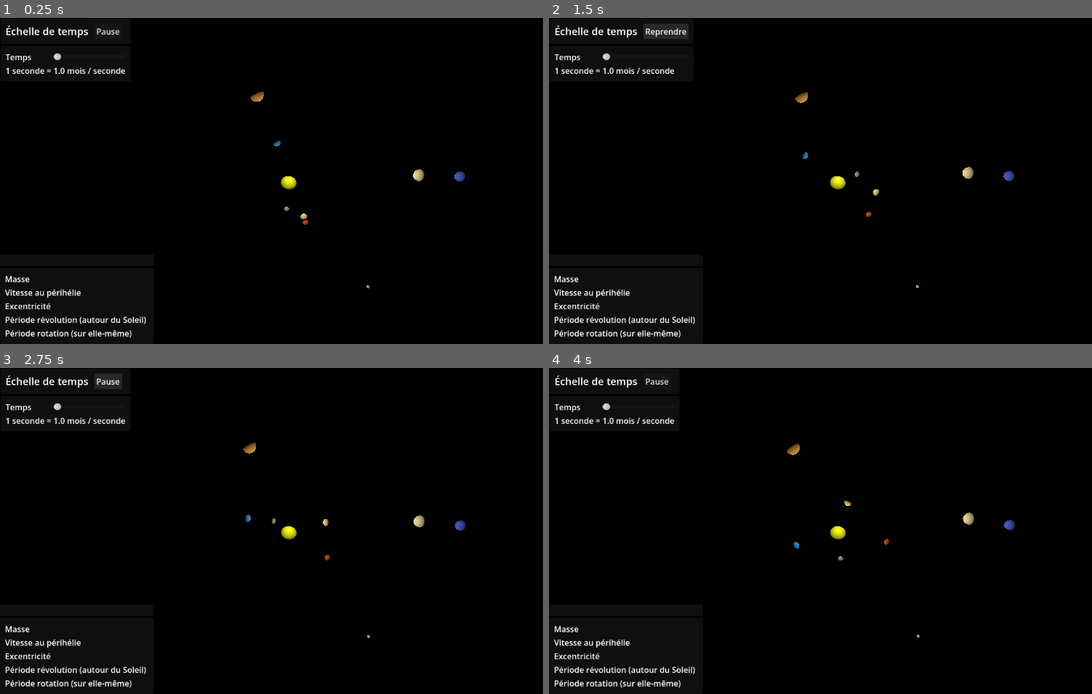
Above: before the commit, frames 1-4 (two rows, left to right).
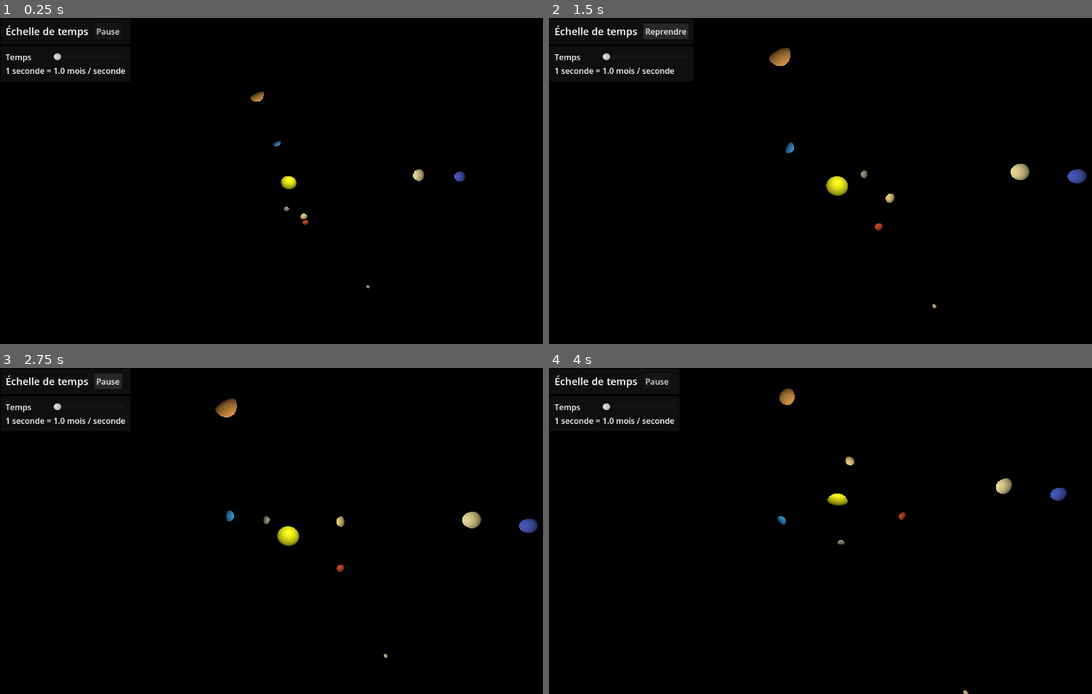
Above: after the commit, the same moments.

Repository: clementboye-dot/-preuve-finale
Game: Godot game, scene res://systeme_solaire.tscn
Same seed, same stepped clock (60 frames per second), same inputs: the game is played once before the commit and once after it. This scene is started directly instead of the project's main scene.
Inputs (mouse positions are in pixels of both pictures, inside the frame that each line leads up to):
- Up to frame 1 (0.25 s): no input
- Up to frame 2 (1.5 s): move the mouse to (967, 164) at 0.52 s; hold W (avancer_caméra) 0.53-1.25 s; click (967, 164) at 0.67 s; tap X (incliner_bas_caméra) at 0.8 s; click "Pause" at 1.25 s
- Up to frame 3 (2.75 s): click "Reprendre" at 2 s
- Up to frame 4 (4 s): move the mouse to (722, 547) at 2.77 s; tap X (incliner_bas_caméra) at 2.85 s; click (722, 547) at 2.92 s; tap Z (incliner_haut_caméra) at 3.05 s; move the mouse to (896, 459) at 3.52 s; hold Z (incliner_haut_caméra) from 3.53 s (still down); click (896, 459) at 3.67 s; tap S (reculer_caméra) at 3.8 s

The runs differ from the first frame. In frame 1, 0.9% of the frame differs, in the area x 0-27%, y 79-99%; in frame 2, 1.9%; in frame 3, 1.9%, in the area x 0-100%, y 9-99%; in frame 4, 1.8%.

Commit message:
Mouvement caméra

Diff:
--- a/Interface_info_planètes.tscn
+++ b/Interface_info_planètes.tscn
@@ -4,7 +4,7 @@
 
 [node name="Affichage infos planètes" type="Control" unique_id=1759720554 node_paths=PackedStringArray("label_nom", "label_masse", "label_vitesse_perihelie", "label_excentricite", "label_periode_revolution", "label_periode_rotation")]
 layout_mode = 3
-anchor_top = 0.725
+anchor_top = 0.683
 anchor_right = 0.268
 anchor_bottom = 0.725
 offset_right = 0.26400000000001
@@ -30,12 +30,18 @@
 
 [node name="MarginContainer" type="MarginContainer" parent="VBoxContainer/Nom planète" unique_id=1962568056]
 layout_mode = 2
+theme_override_constants/margin_left = 10
+theme_override_constants/margin_top = 10
+theme_override_constants/margin_right = 10
+theme_override_constants/margin_bottom = 10
 
 [node name="HBoxContainer" type="HBoxContainer" parent="VBoxContainer/Nom planète/MarginContainer" unique_id=41699598]
 layout_mode = 2
 
 [node name="Nom planète" type="Label" parent="VBoxContainer/Nom planète/MarginContainer/HBoxContainer" unique_id=399914324]
 layout_mode = 2
+theme_override_font_sizes/font_size = 20
+horizontal_alignment = 1
 
 [node name="Infos planète" type="PanelContainer" parent="VBoxContainer" unique_id=1962249929]
 layout_mode = 2
--- a/astre.gd
+++ b/astre.gd
@@ -105,7 +105,7 @@
 func _on_clic(camera: Node, event: InputEvent, event_position: Vector3, normal: Vector3, shape_idx: int) -> void:
 		if event is InputEventMouseButton and event.button_index == MOUSE_BUTTON_LEFT and event.pressed:
 			emit_signal("astre_clique", self)
-			print("Clic sur" + name)
+
 
 
 func mettre_en_pause(etat_pause: bool) -> void:
--- a/infos_planetes.gd
+++ b/infos_planetes.gd
@@ -15,19 +15,21 @@
 	#for planete in astres.planetes:
 		#planete.planete_clique.connect(_on_astre_clique)
 func _ready() -> void:
+	visible = false
 	for planete in get_tree().get_nodes_in_group("corps_celestes"):
 		planete.astre_clique.connect(_on_astre_clique)
 
-# Called every frame. 'delta' is the elapsed time since the previous frame.
-func _process(delta: float) -> void:
-	pass
+
 func _on_astre_clique(astre : Astres) -> void:
+	visible = true
 	label_nom.text = astre.name
-	label_masse.text = format_scientifique(astre.masse)
-	label_vitesse_perihelie.text = "Vitesse au périhélie : %.1f m/s" % astre.vitesse_perihelie
-	label_excentricite.text = "Excentricité : %.4f" % astre.excentricite
-	label_periode_revolution.text = "Période de révolution : %.1f jours" % astre.periode_revolution
-	label_periode_rotation.text = "Période de rotation : %.1f jours" % astre.periode_rotation
+	label_masse.text = format_scientifique(astre.masse) + " kg"
+	label_vitesse_perihelie.text = str(int(astre.vitesse_perihelie)) + " m/s"
+	label_excentricite.text = str(astre.excentricite)
+	label_periode_revolution.text = str(astre.periode_revolution) + " jours"
+	label_periode_rotation.text = str(astre.periode_rotation) + " jours"
+
+
 
 func format_scientifique(valeur : float) -> String:
 	"""Converti en format scientifique les nombres décimaux avec 3 décimales
@@ -39,5 +41,5 @@
 	une chaîne de caractères représentant ce nombre
 	"""
 	var nombre_decimales = int(log(valeur) / log(10))
-	var nombre_presente = valeur / 10**nombre_decimales
+	var nombre_presente = valeur / 10.0**nombre_decimales
 	return "%.3f" % nombre_presente + "e" + "%s" % nombre_decimales
--- /dev/null
+++ b/mouvement_camera.gd
@@ -0,0 +1,44 @@
+extends Node3D
+
+@export var vitesse_translation : float = 10.0
+@export var vitesse_rotation : float = 1.0
+@export var pitch_min : float = -89.0
+@export var pitch_max : float = 89.0
+
+var position_initiale
+var rotation_initiale
+
+func _ready() -> void:
+	rotation_initiale = rotation
+	position_initiale = position
+
+func _process(delta: float) -> void:
+	# --- Translation WASD ---
+	if Input.is_action_pressed("avancer_caméra"):
+		position += -transform.basis.z * vitesse_translation * delta
+	if Input.is_action_pressed("reculer_caméra"):
+		position += transform.basis.z * vitesse_translation * delta
+	if Input.is_action_pressed("tasser_droite_caméra"):
+		position += transform.basis.x * vitesse_translation * delta
+	if Input.is_action_pressed("tasser_gauche_caméra"):
+		position += -transform.basis.x * vitesse_translation * delta
+
+	# --- Rotation QE ---
+	if Input.is_action_pressed("tourner_gauche_caméra"):
+		rotate_y(vitesse_rotation * delta)
+	if Input.is_action_pressed("tourner_droite_caméra"):
+		rotate_y(-vitesse_rotation * delta)
+
+	# --- Inclinaison ZX ---
+	if Input.is_action_pressed("incliner_haut_caméra"):
+		rotate_x(vitesse_rotation * delta)
+	if Input.is_action_pressed("incliner_bas_caméra"):
+		rotate_x(-vitesse_rotation * delta)
+	# Limite l'inclinaison pour éviter le backflip
+	rotation.x = clamp(rotation.x, deg_to_rad(pitch_min), deg_to_rad(pitch_max))
+
+
+	# --- Réinitialisation --- #
+	if Input.is_action_pressed("reinitialiser_camera"):
+		position = position_initiale
+		rotation = rotation_initiale
--- a/node_3d.gd
+++ /dev/null
@@ -1,25 +0,0 @@
-extends Node3D
-
-@export var vitesse_translation : float
-@export var vitesse_rotation : float
-
-# Called when the node enters the scene tree for the first time.
-func _ready() -> void:
-	pass # Replace with function body.
-
-
-# Called every frame. 'delta' is the elapsed time since the previous frame.
-func _process(delta: float) -> void:
-	if Input.is_action_pressed("avancer_caméra") :
-		position += -transform.basis.z * vitesse_translation * delta
-	if Input.is_action_pressed("reculer_caméra") :
-		position += transform.basis.z * vitesse_translation * delta
-	if Input.is_action_pressed("tasser_droite_caméra") :
-		position += transform.basis.x * vitesse_translation * delta
-	if Input.is_action_pressed("tasser_gauche_caméra") :
-		position += -transform.basis.x * vitesse_translation * delta
-#rotation horizontale
-	if Input.is_action_pressed("tasser_gauche_caméra") :
-		rotate_y(vitesse_rotation * delta)
-	if Input.is_action_pressed("tourner_droite_caméra") :
-		rotate_y(-vitesse_rotation * delta)
--- a/project.godot
+++ b/project.godot
@@ -57,6 +57,11 @@
 "events": [Object(InputEventKey,"resource_local_to_scene":false,"resource_name":"","device":-1,"window_id":0,"alt_press …(191 unchanged characters)…
 ]
 }
+reinitialiser_camera={
+"deadzone": 0.2,
+"events": [Object(InputEventKey,"resource_local_to_scene":false,"resource_name":"","device":16,"window_id":0,"alt_pressed":false,"shift_pressed":false,"ctrl_pressed":false,"meta_pressed":false,"pressed":false,"keycode":0,"physical_keycode":82,"key_label":0,"unicode":0,"location":0,"echo":false,"script":null)
+]
+}
 
 [physics]
 
--- a/systeme_solaire.tscn
+++ b/systeme_solaire.tscn
@@ -2,7 +2,7 @@
 
 [ext_resource type="PackedScene" uid="uid://cn1gt0yg8am34" path="res://soleil.tscn" id="1_kn8mq"]
 [ext_resource type="PackedScene" uid="uid://6kubr73fv4wv" path="res://mars.tscn" id="2_tmq3n"]
-[ext_resource type="Script" uid="uid://c1y7wmdi8wv6o" path="res://node_3d.gd" id="3_tmq3n"]
+[ext_resource type="Script" uid="uid://c1y7wmdi8wv6o" path="res://mouvement_camera.gd" id="3_tmq3n"]
 [ext_resource type="PackedScene" uid="uid://dvagahhyrjo0e" path="res://mercure.tscn" id="4_f33st"]
 [ext_resource type="PackedScene" uid="uid://g0clevt4ibgv" path="res://venus.tscn" id="4_i4jmq"]
 [ext_resource type="Script" uid="uid://bk21qam6k4nu" path="res://liste_astre.gd" id="4_tx178"]
@@ -20,13 +20,12 @@
 
 [node name="Node3D" type="Node3D" unique_id=281415560]
 
-[node name="Node3D" type="Node3D" parent="." unique_id=147103916]
+[node name="Node3D" type="Node3D" parent="." unique_id=1322478875]
 script = ExtResource("3_tmq3n")
 
-[node name="Node3D2" type="Node3D" parent="." unique_id=244759195]
-
-[node name="Camera3D" type="Camera3D" parent="Node3D2" unique_id=1582182534]
+[node name="Camera3D" type="Camera3D" parent="Node3D" unique_id=1582182534]
 transform = Transform3D(1, 0, 0, 0, 1, 0, 0, 0, 1, 0, 0, 25)
+current = true
 
 [node name="WorldEnvironment" type="WorldEnvironment" parent="." unique_id=440042175]
 environment = SubResource("Environment_4xowi")
@@ -69,9 +68,13 @@
 max_distance_simulee = 5.0
 min_distance_reelle = 107476000000.0
 max_distance_reelle = 108943000000.0
-masse = 4.86732e+24
+masse = 4.868e+24
 position_initiale = Vector3(12837088789.05, -98936350759.828, -45325671161.52)
 vitesse_initiale = Vector3(34535.181, 4583.191, -122.074)
+vitesse_perihelie = 35260.0
+excentricite = 0.006
+periode_revolution = 224.667
+periode_rotation = 243.023
 etapes_calcul_par_ecran = 100
 
 [node name="Terre" parent="." unique_id=831615703 node_paths=PackedStringArray("liste_planetes") instance=ExtResource("5_m4722")]
Renamed: node_3d.gd.uid -> mouvement_camera.gd.uid
